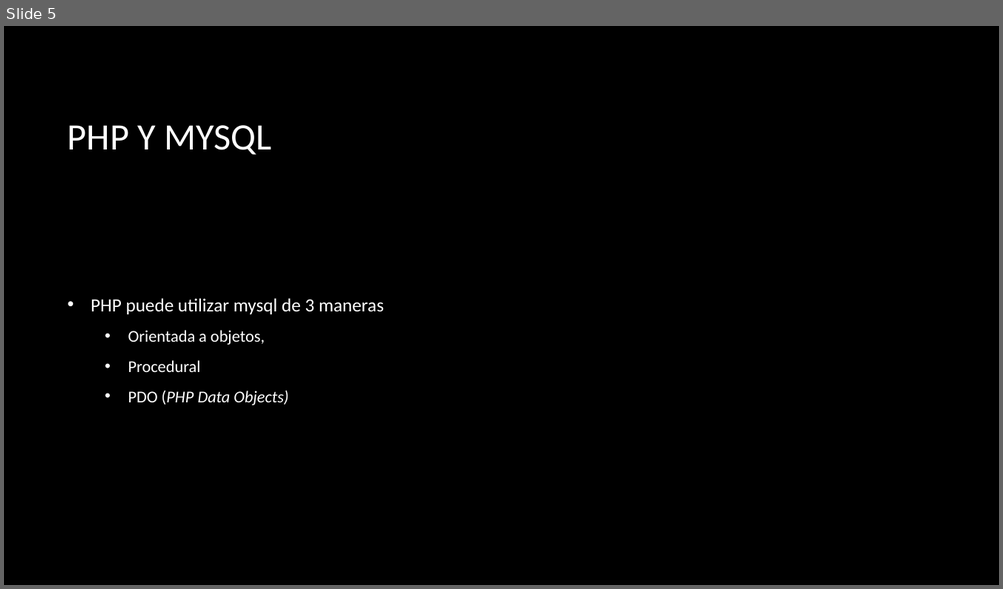
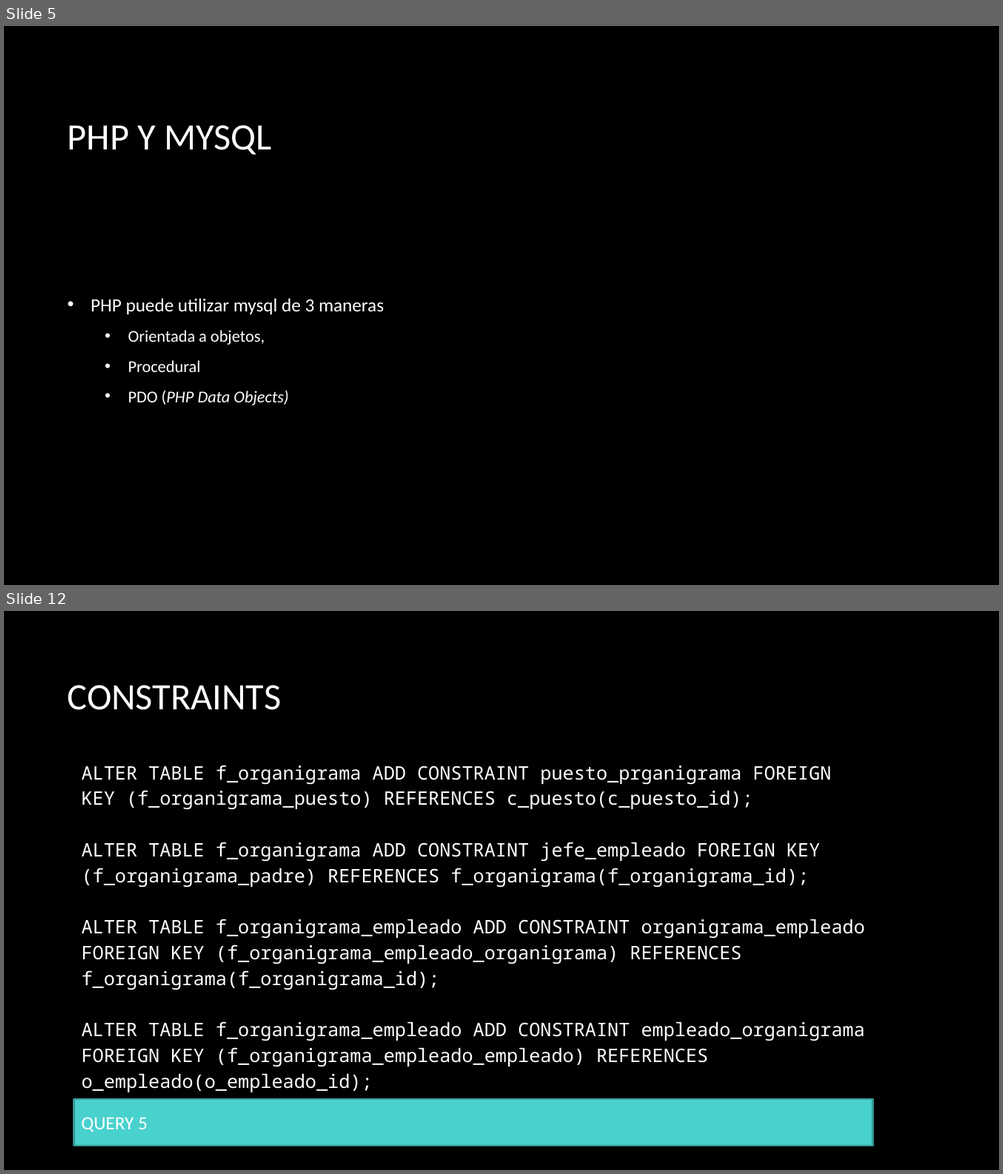
Before and after one commit to erikfer94/fromNoobToMaster, a slide deck: presentaciones/clase_2.pptx. Shown one above the other, each under a label of ours: slide 5 before the commit, slides 5 and 12 after it; the slides between them are not shown. The pictures are 1003x589 and 1003x1174 pixels, drawn with LibreOffice and Linux fonts; fonts in the diff are those of the drawing; background and template pictures are left out. Boxes give left, top, right and bottom in pixels: in the first picture for what was removed or moved away, otherwise in the second. Text is boxed around its words. In the diff, an @@ line names an element or a change of style, - is before the commit and + after.

```diff
--- a/presentaciones/clase_2.pptx
+++ b/presentaciones/clase_2.pptx
@@ slide 12 added at box(4, 611, 999, 1170), background picture (left out) @@
@@ title added at box(68, 685, 282, 710), 36 pt, text #FFFFFF @@
+CONSTRAINTS
@@ rectangle added at box(74, 755, 874, 1099), fill #000000, 18 pt, text #FFFFFF @@
+ALTER TABLE f_organigrama ADD CONSTRAINT puesto_prganigrama FOREIGN KEY (f_organigrama_puesto) REFERENCES c_puesto(c_puesto_id);
+ALTER TABLE f_organigrama ADD CONSTRAINT jefe_empleado FOREIGN KEY (f_organigrama_padre) REFERENCES f_organigrama(f_organigrama_id);
+ALTER TABLE f_organigrama_empleado ADD CONSTRAINT organigrama_empleado FOREIGN KEY (f_organigrama_empleado_organigrama) REFERENCES f_organigrama(f_organigrama_id);
+ALTER TABLE f_organigrama_empleado ADD CONSTRAINT empleado_organigrama FOREIGN KEY (f_organigrama_empleado_empleado) REFERENCES o_empleado(o_empleado_id);
@@ rectangle added at box(74, 1099, 874, 1146), fill #49D1CD, outline #369B98 1.5 pt, 18 pt, text #FFFFFF @@
+QUERY 5
```
Also in this commit, not shown: 3 slides changed, 19 other slides added, 8 other files.
